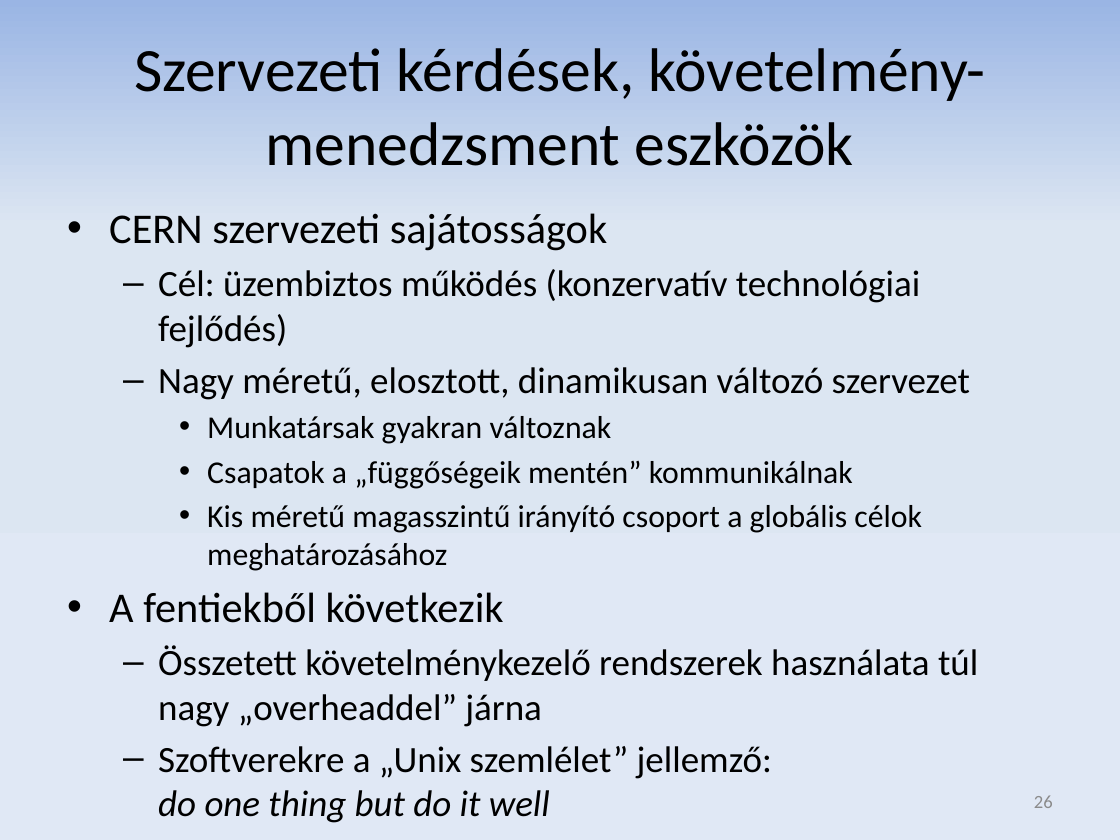
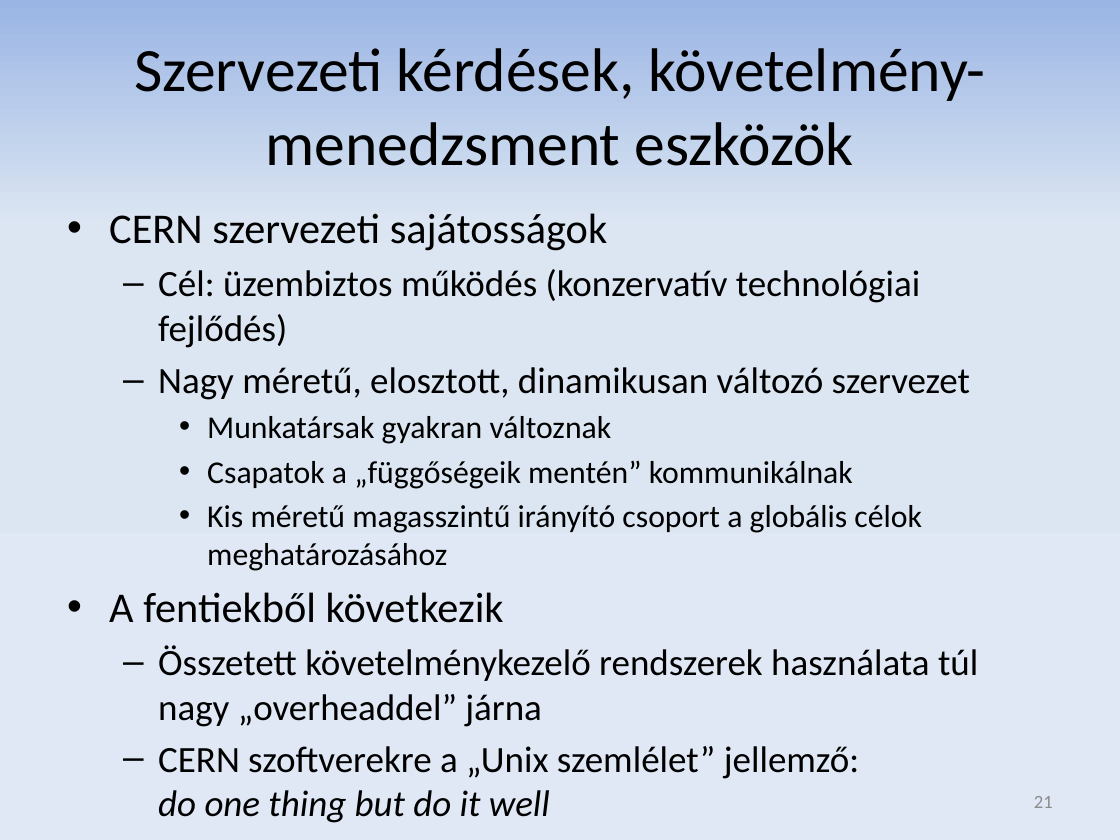
Before and after one commit to donat/incquery-deps, a slide deck: slide 21 of incquery-deps-documentation/presentation/tdk_pres_hu_v3.pptx (slide 26 before the commit). Drawn at 1120x840 pixels with LibreOffice and Linux fonts; fonts in the diff are those of the drawing. Boxes give left, top, right and bottom in pixels: in the first picture for what was removed or moved away, otherwise in the second. Text is boxed around its words. In the diff, an @@ line names an element or a change of style, - is before the commit and + after.

```diff
--- a/incquery-deps-documentation/presentation/tdk_pres_hu_v3.pptx
+++ b/incquery-deps-documentation/presentation/tdk_pres_hu_v3.pptx
@@ text at bbox=[158, 746, 859, 823]: text changed @@
-  – Szoftverekre a „Unix szemlélet” jellemző:
-    do one thing but do it well
+  – CERN szoftverekre a „Unix szemlélet” jellemző:
+    do one thing but do it well
@@ page number at bbox=[1034, 796, 1053, 808]: text changed @@
-26
+21
```
Also in this commit, not shown: 12 other slides changed, 2 slides added, 7 slides removed.
